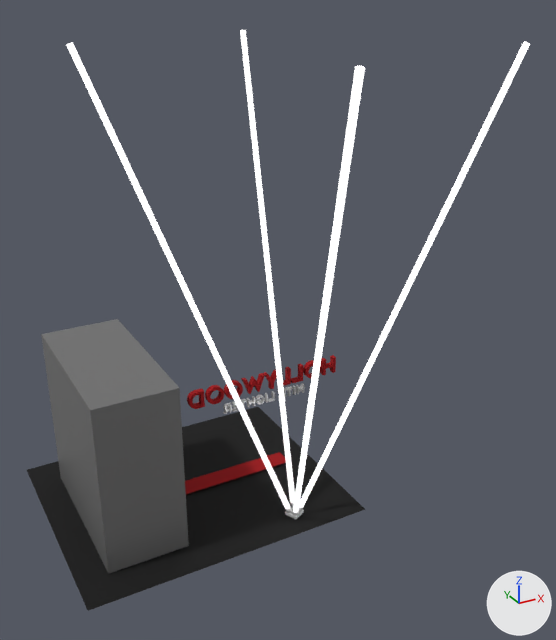
Two versions of the glTF model static/hollywood.glb, one commit apart.
Camera for both pictures: a 50 mm lens placed at (-44.0, -116.8, 80.8), pointed at (11.7, -15.4, 30.1). The axes (+X, +Y, +Z) are drawn at lower right. The lights are the same throughout. Where no turn or scale is listed for an object, it has been applied to the vertices.

Script lines for the objects in view, before the commit:
```python
ob_beam = bpy.data.objects.new('beam', me_cylinder_006)
ob_beam.location = (0.0, -7.2, 32.7)
ob_beam_001 = bpy.data.objects.new('beam.001', me_cylinder_007)
ob_beam_001.location = (8.5, -33.2, 32.8)
ob_beam_002 = bpy.data.objects.new('beam.002', me_cylinder)
ob_beam_002.location = (18.3, 0.2, 32.8)
ob_beam_003 = bpy.data.objects.new('beam.003', me_cylinder_005)
ob_beam_003.location = (30.5, -23.4, 32.7)
ob_building = bpy.data.objects.new('building', me_cube_001)
ob_building.location = (-13.2, 0.0, 6.6)
ob_cube_010 = bpy.data.objects.new('Cube.010', me_cube)
ob_cube_010.location = (7.9, 0.0, -8.7)
ob_hollywood = bpy.data.objects.new('hollywood', me_text_012)
ob_hollywood.location = (14.6, -5.1, 13.1)
ob_plane = bpy.data.objects.new('Plane', me_plane_002)
ob_plane.location = (0.6, 0.0, -9.2)
```
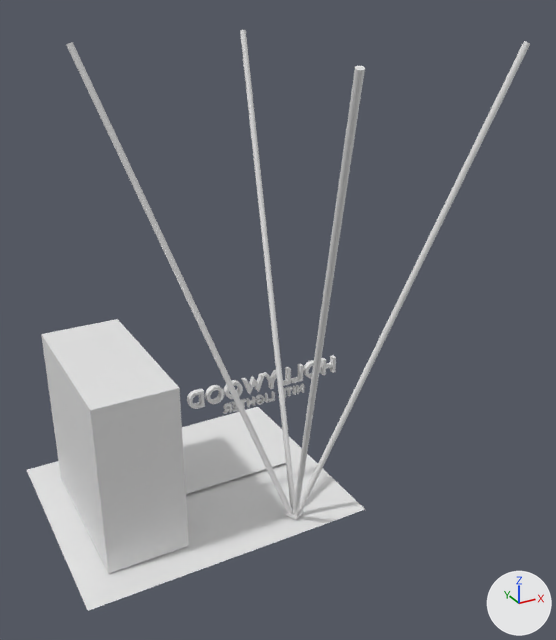
Boxes (x1, y1, x2, y2) around the edits, measured in the pictures (556 x 640 px):
'building', recoloured (grey to white)
    both: (41, 319, 189, 574)
'Plane', recoloured (black to white)
    both: (27, 407, 365, 611)
'beam.001', recoloured (white to grey)
    both: (293, 66, 365, 513)
'beam.003', recoloured (white to grey)
    both: (299, 41, 530, 507)
'beam', recoloured (white to grey)
    both: (66, 42, 290, 509)
'beam.002', recoloured (white to grey)
    both: (240, 30, 295, 503)
'hollywood', recoloured (red to grey)
    both: (187, 355, 336, 409)
'Cube.010', recoloured (red to grey)
    both: (185, 452, 286, 494)

The edits, one by one:
me_plane_002 has 4 vertices, 2 faces and spans x -26.2..26.2, y -21.7..21.7, z 0.0.
me_plane_002 no longer uses material mat_floor (black #010101).
me_cube_001 has 8 vertices, 10 faces and spans x -7.1..7.1, y -15.5..15.5, z -15.6..15.6.
me_cube_001 no longer uses material mat_material_004 (grey #7d7d7d).
me_cube has 8 vertices, 12 faces and spans x -13.8..13.8, y -2.0..2.0, z 0.0.
me_cube no longer uses material mat_redcarpet (red #9c0008).
me_cylinder_007 has 138 vertices, 272 faces and spans x -6.0..6.0, y -15.7..15.7, z -40.1..40.1.
me_cylinder_007 no longer uses material mat_searchlight (white #ffffff).
me_cylinder has 138 vertices, 272 faces and spans x -4.0..4.0, y -16.3..16.3, z -40.1..40.1.
me_cylinder no longer uses material mat_searchlight (white #ffffff).
me_cylinder_005 has 206 vertices, 408 faces and spans x -15.4..15.4, y -6.7..6.7, z -40.1..40.1.
me_cylinder_005 no longer uses material mat_searchlight (white #ffffff).
me_cylinder_006 has 138 vertices, 272 faces and spans x -13.7..13.7, y -9.8..9.8, z -40.0..40.0.
me_cylinder_006 no longer uses material mat_searchlight (white #ffffff).
me_text_012 has 3048 vertices, 6076 faces and spans x -15.2..15.2, y -0.5..0.5, z -1.7..1.7.
me_text_012 no longer uses material mat_redcarpet (red #9c0008).
